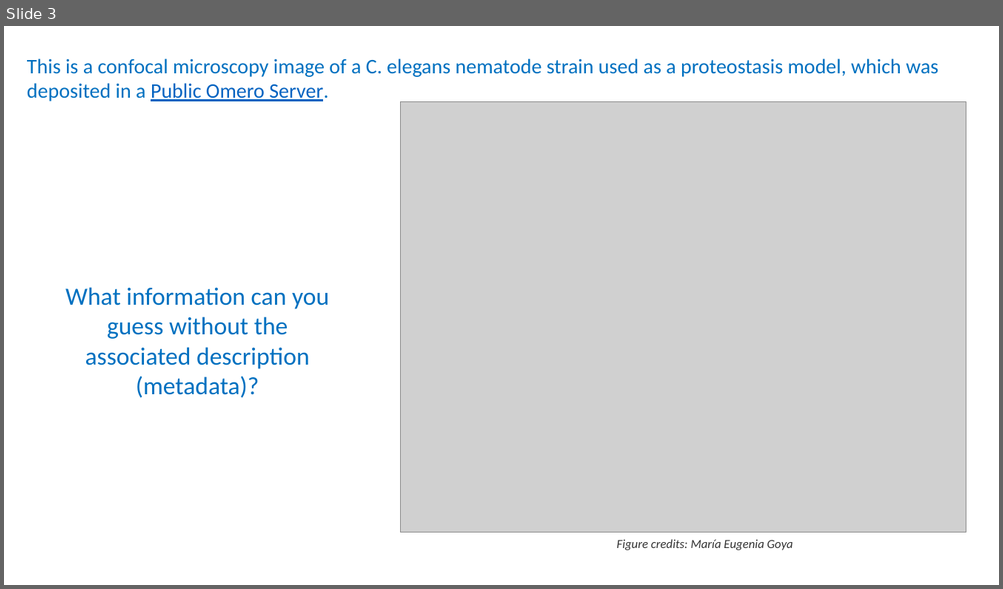
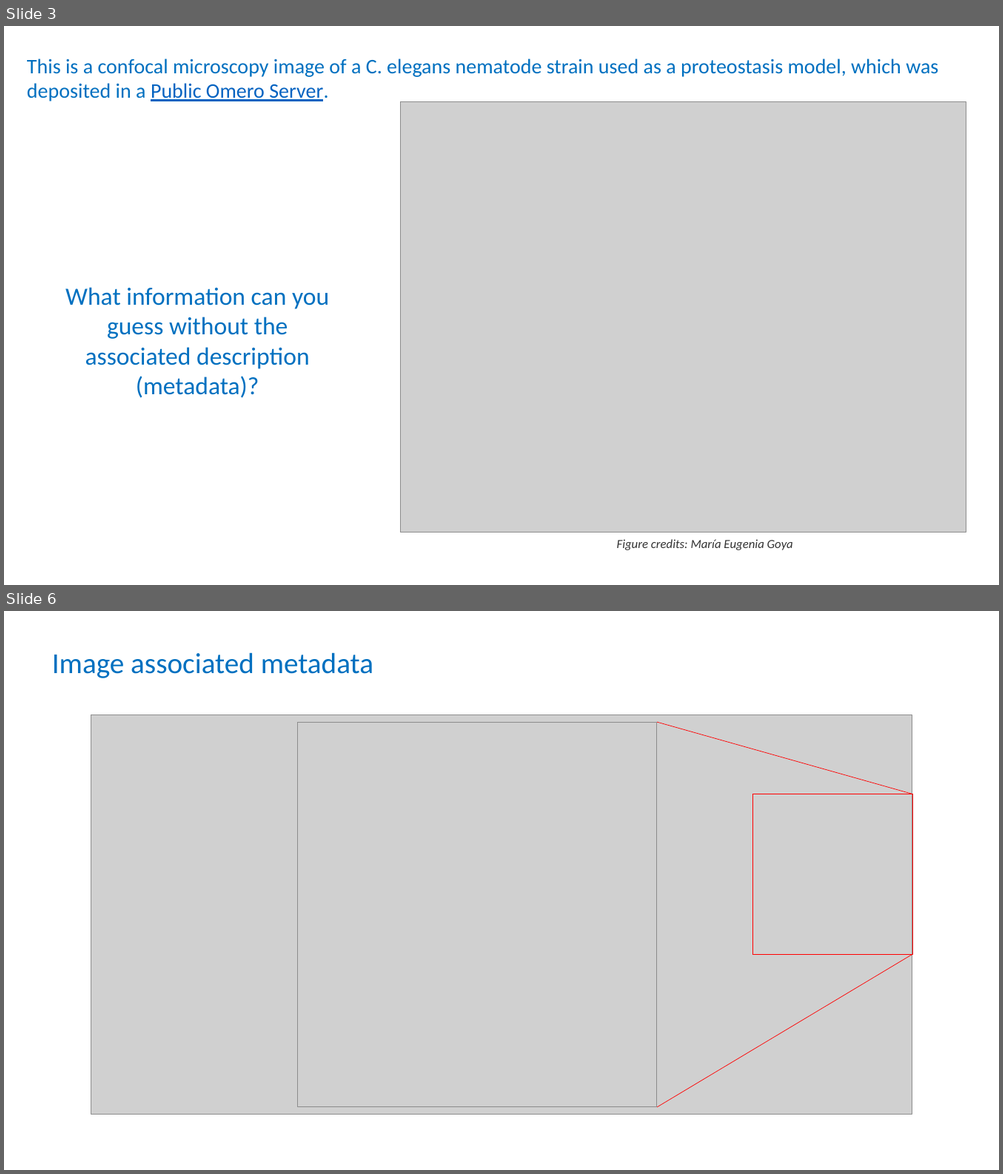
Before and after one commit to tobyhodges/solid-waddle, a slide deck: instructors/05-intro-to-metadata_v2.0.pptx. Shown one above the other, each under a label of ours: slide 3 before the commit, slides 3 and 6 after it; the slides between them are not shown. The pictures are 1003x589 and 1003x1174 pixels, drawn with LibreOffice and Linux fonts; fonts in the diff are those of the drawing; grey boxes stand for pictures; background and template pictures are left out. Boxes give left, top, right and bottom in pixels: in the first picture for what was removed or moved away, otherwise in the second. Text is boxed around its words. In the diff, an @@ line names an element or a change of style, - is before the commit and + after.

Commit message:
updated slides for intro to metadata 19-10-2021

```diff
--- a/instructors/05-intro-to-metadata_v2.0.pptx
+++ b/instructors/05-intro-to-metadata_v2.0.pptx
@@ slide 6 added at (x1=4, y1=611, x2=999, y2=1170), background #FFFFFF @@
@@ text added at (x1=52, y1=652, x2=373, y2=678), 28 pt, text #0070C0 @@
+Image associated metadata
@@ picture added at (x1=91, y1=715, x2=912, y2=1115) @@
@@ picture added at (x1=297, y1=722, x2=657, y2=1108) @@
@@ line added from (912, 794) to (657, 722), #FF0000 0.5 pt @@
@@ rectangle added at (x1=752, y1=794, x2=913, y2=955), outline #FF0000 1 pt @@
@@ line added from (912, 955) to (657, 1108), #FF0000 0.5 pt @@
```
Also in this commit, not shown: 2 slides changed, 4 other slides added, 1 slide removed.
